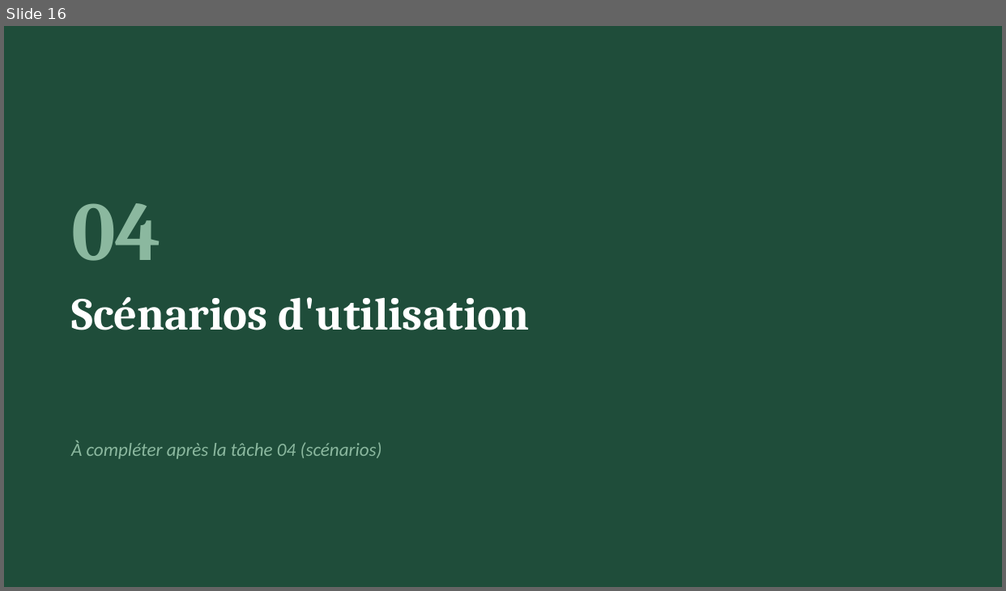
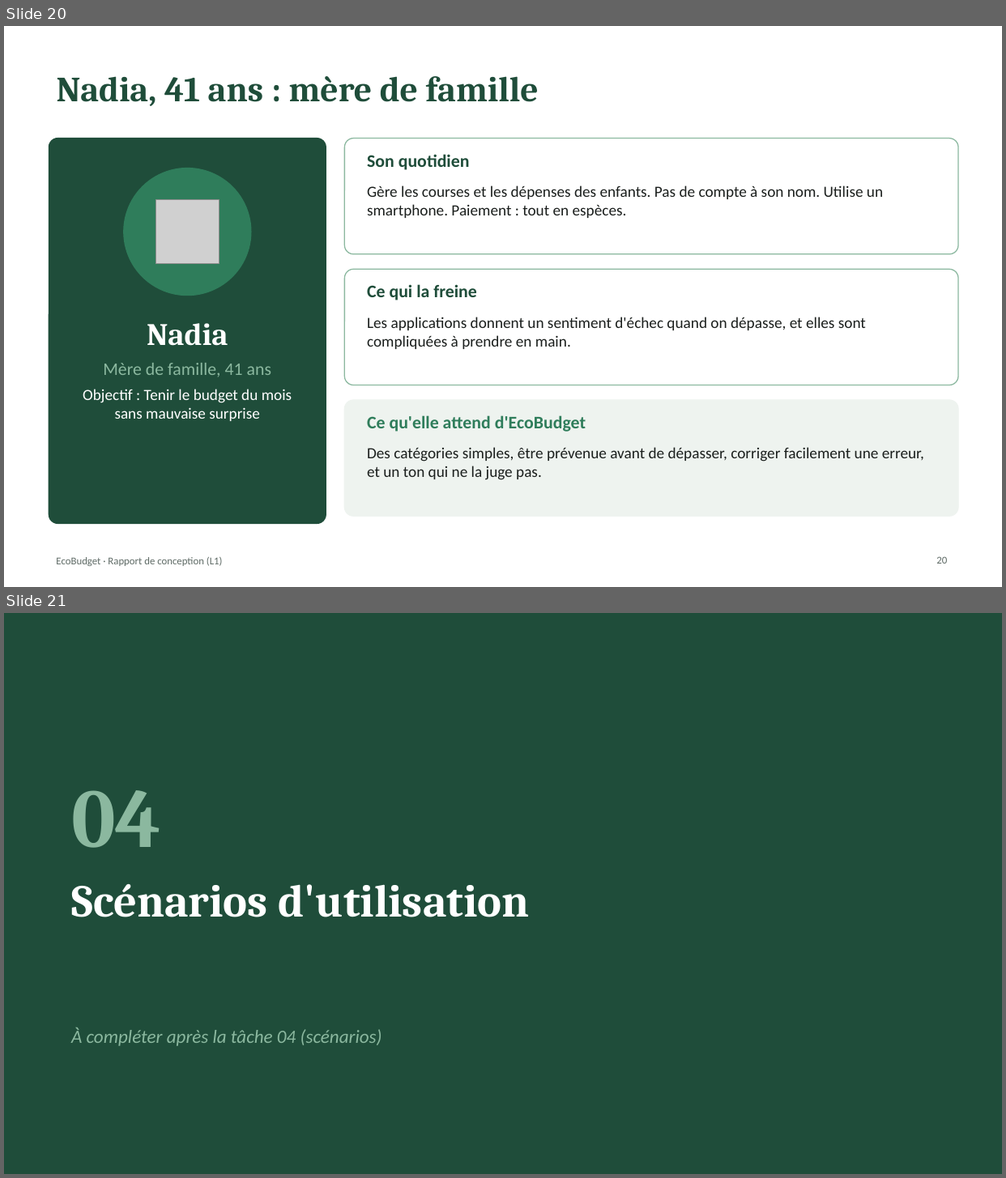
Before and after one commit to kaderouadahi/EcoBudget, a slide deck: livrables/L1_conception.pptx. Shown one above the other, each under a label of ours: slide 16 before the commit, slides 20 and 21 after it. The pictures are 1006x591 and 1006x1178 pixels, drawn with LibreOffice and Linux fonts; fonts in the diff are those of the drawing; grey boxes stand for pictures. Boxes give left, top, right and bottom in pixels: in the first picture for what was removed or moved away, otherwise in the second. Text is boxed around its words. In the diff, an @@ line names an element or a change of style, - is before the commit and + after.

Commit message:
Personas 1, 2 et 3 fait
Personas 1,2 et 3 ajoutés au rapport de conception + Analyse des besoins mise à jour (forme + problématique)

```diff
--- a/livrables/L1_conception.pptx
+++ b/livrables/L1_conception.pptx
@@ slide 20 added at box(4, 26, 1002, 587), background #FFFFFF @@
@@ title added at box(57, 76, 539, 106), 34 pt, text #1F4D3A, bold @@
+Nadia, 41 ans : mère de famille
@@ rounded rectangle added at box(49, 139, 326, 524), fill #1F4D3A, outline #1F4D3A 1 pt @@
@@ rounded rectangle added at box(345, 139, 958, 254), fill #FFFFFF, outline #8BB89F 1 pt @@
@@ ellipse added at box(124, 169, 251, 296), fill #2F7D5B, outline #2F7D5B 1 pt @@
@@ text added at box(367, 154, 470, 170), 17 pt, text #1F4D3A, bold @@
+Son quotidien
@@ text added at box(367, 186, 883, 218), 15 pt, text #1B1F1D @@
+Gère les courses et les dépenses des enfants. Pas de compte à son nom. Utilise un smartphone. Paiement : tout en espèces.
@@ picture added at box(155, 200, 219, 264) @@
@@ rounded rectangle added at box(345, 269, 958, 386), fill #FFFFFF, outline #8BB89F 1 pt @@
@@ text added at box(367, 284, 476, 301), 17 pt, text #1F4D3A, bold @@
+Ce qui la freine
@@ text added at box(367, 317, 866, 349), 15 pt, text #1B1F1D @@
+Les applications donnent un sentiment d'échec quand on dépasse, et elles sont compliquées à prendre en main.
@@ text added at box(83, 323, 292, 421), 15 pt, text #FFFFFF @@
+Nadia
+Mère de famille, 41 ans
+Objectif : Tenir le budget du mois sans mauvaise surprise
@@ rounded rectangle added at box(345, 400, 958, 516), fill #EEF3EF, outline #EEF3EF 1 pt @@
@@ text added at box(367, 416, 586, 432), 17 pt, text #2F7D5B, bold @@
+Ce qu'elle attend d'EcoBudget
@@ text added at box(367, 447, 924, 480), 15 pt, text #1B1F1D @@
+Des catégories simples, être prévenue avant de dépasser, corriger facilement une erreur, et un ton qui ne la juge pas.
@@ text added at box(56, 557, 223, 566), 10 pt, text #5F6B66 @@
+EcoBudget · Rapport de conception (L1)
@@ page number added at box(936, 557, 947, 564), 10 pt, text #5F6B66 @@
+20
@@ what was slide 16 is now slide 21 @@
```
Also in this commit, not shown: 8 slides changed, 7 other slides added, 3 slides removed, 5 other files.
